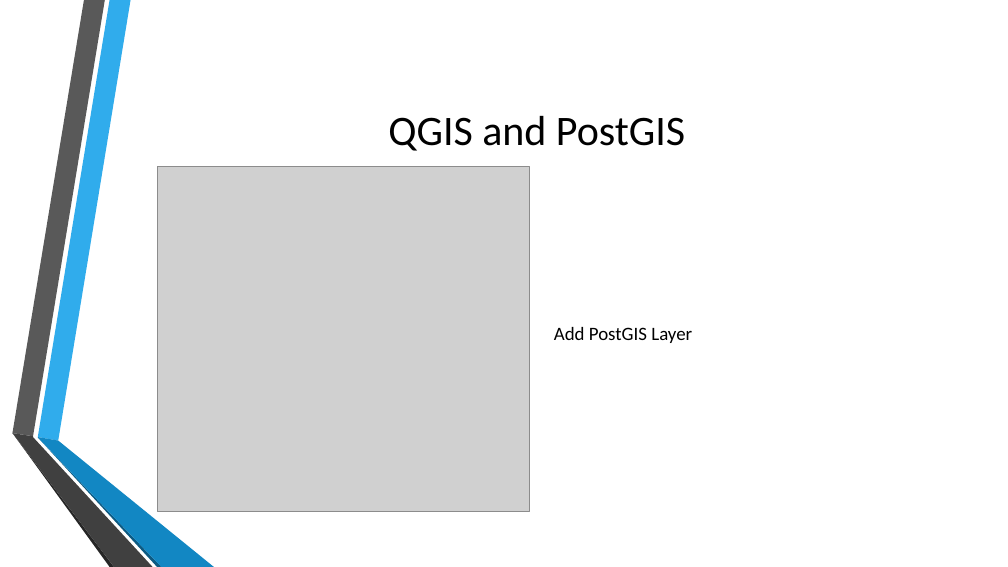
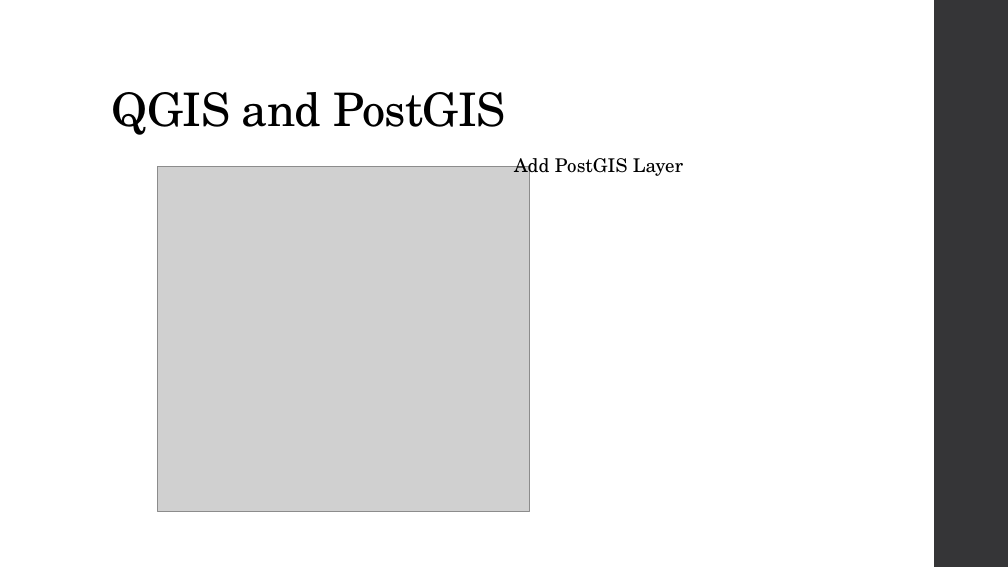
Before and after one commit to MGIS-UMN/GIS5577_week5, a slide deck: slide 25 of Spatial_Databases.odp. Drawn at 1008x567 pixels with LibreOffice and Linux fonts; fonts in the diff are those of the drawing; grey boxes stand for pictures; background and template pictures are left out. Boxes give left, top, right and bottom in pixels: in the first picture for what was removed or moved away, otherwise in the second. Text is boxed around its words. In the diff, an @@ line names an element or a change of style, - is before the commit and + after.

```diff
--- a/Spatial_Databases.odp
+++ b/Spatial_Databases.odp
@@ freeform shape added at (x1=934, y1=0, x2=1008, y2=567), fill #353537 @@
@@ title "QGIS and PostGIS" moved from (x1=388, y1=116, x2=685, y2=151) to (x1=112, y1=92, x2=505, y2=135) @@
@@ title "QGIS and PostGIS" at (x1=112, y1=92, x2=505, y2=135): size 40 to 44 pt, font Calibri to TeX Gyre Schola, letter spacing 0 to -0.5 pt; alignment centre to left; line spacing 1 to 0.9; vertical alignment middle to bottom @@
@@ text "Add PostGIS Layer" moved from (x1=554, y1=327, x2=692, y2=343) to (x1=514, y1=158, x2=683, y2=179) @@
@@ text "Add PostGIS Layer" at (x1=514, y1=158, x2=683, y2=179): font Calibri to TeX Gyre Schola, letter spacing 0 to 0.1 pt; line spacing 1 to 0.95; more space between paragraphs; vertical alignment middle to top @@
@@ group removed at (x1=12, y1=0, x2=214, y2=567): 6 freeform shapes @@
```
Also in this commit, not shown: 40 other slides changed.
